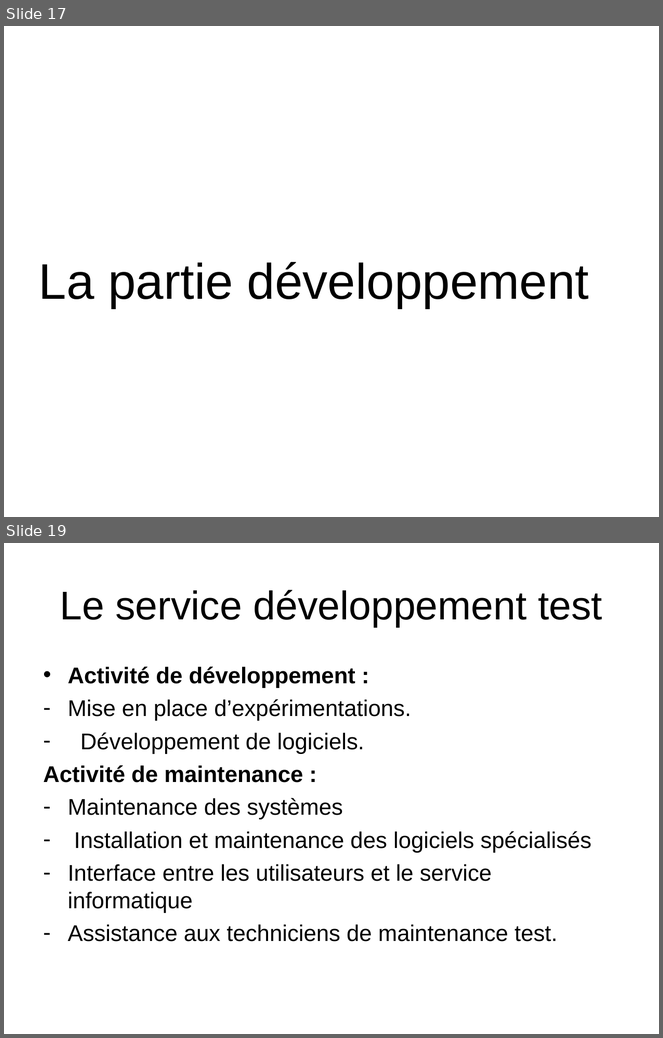
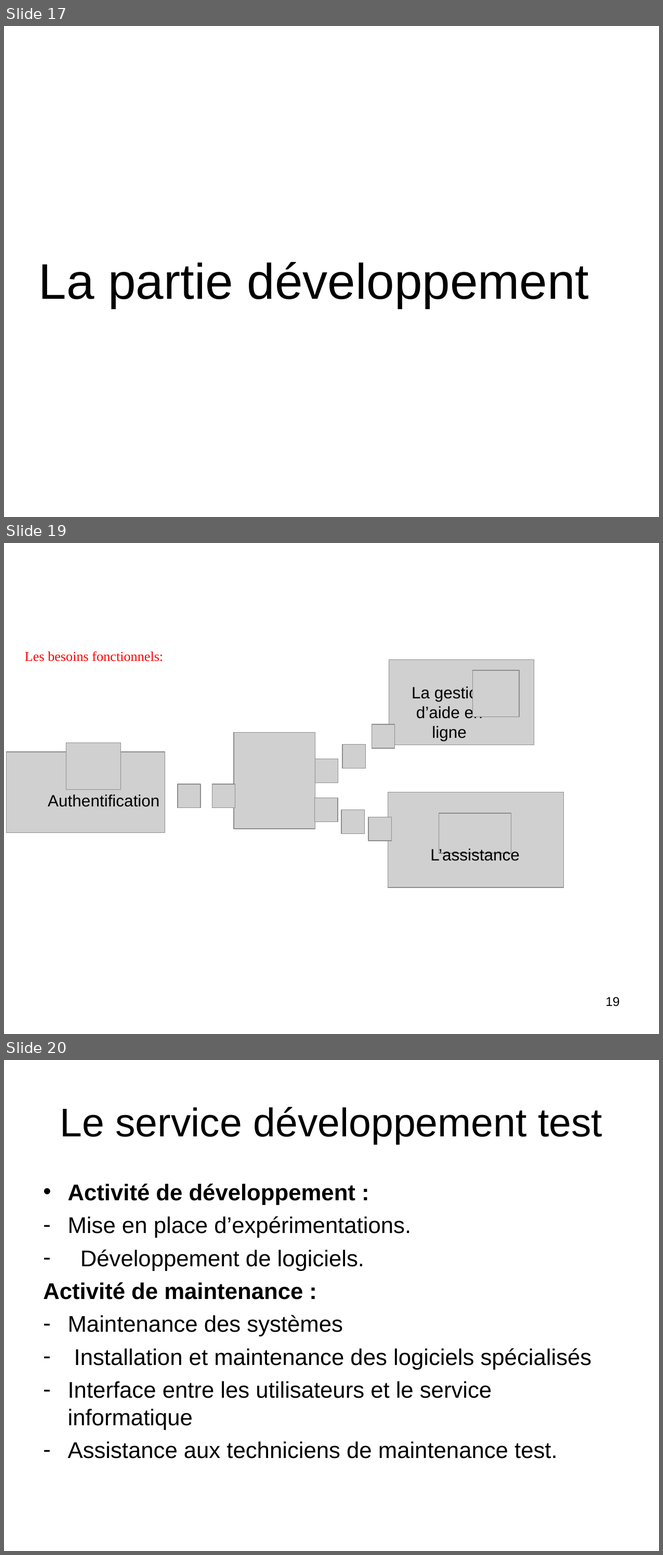
Before and after one commit to HabibAroua/Criminel_dep, a slide deck: documentation/presentation/P1/2734.ppt. Shown one above the other, each under a label of ours: slides 17 and 19 before the commit, slides 17, 19 and 20 after it; the slides between them are not shown. The pictures are 663x1038 and 663x1555 pixels, drawn with LibreOffice and Linux fonts; fonts in the diff are those of the drawing; grey boxes stand for pictures; background and template pictures are left out. Boxes give left, top, right and bottom in pixels: in the first picture for what was removed or moved away, otherwise in the second. Text is boxed around its words. In the diff, an @@ line names an element or a change of style, - is before the commit and + after.

```diff
--- a/documentation/presentation/P1/2734.ppt
+++ b/documentation/presentation/P1/2734.ppt
@@ slide 19 added at [4,543,659,1034], background picture (left out) @@
@@ text added at [25,651,163,662], 15 pt, text #FF0000 @@
+Les besoins fonctionnels:
@@ picture added at [389,659,535,745] @@
@@ picture added at [473,670,519,717] @@
@@ text added at [412,685,488,741], 18 pt, text #000000 @@
+La gestion d’aide en ligne
@@ picture added at [372,724,395,748] @@
@@ picture added at [66,743,122,790] @@
@@ picture added at [234,732,315,830] @@
@@ picture added at [343,745,366,768] @@
@@ picture added at [6,752,165,833] @@
@@ picture added at [315,759,338,783] @@
@@ picture added at [178,784,201,808] @@
@@ picture added at [213,784,235,808] @@
@@ text added at [48,795,159,807], 18 pt, text #000000 @@
+Authentification
@@ picture added at [314,798,337,822] @@
@@ picture added at [388,793,564,888] @@
@@ picture added at [341,810,364,834] @@
@@ picture added at [369,818,391,841] @@
@@ picture added at [439,813,511,853] @@
@@ text added at [430,847,520,861], 18 pt, text #000000 @@
+L’assistance
@@ page number added at [606,997,620,1007], 14 pt, text #000000 @@
+19
@@ what was slide 19 is now slide 20 @@
```
Also in this commit, not shown: 1 other slide added, 1 slide removed.
